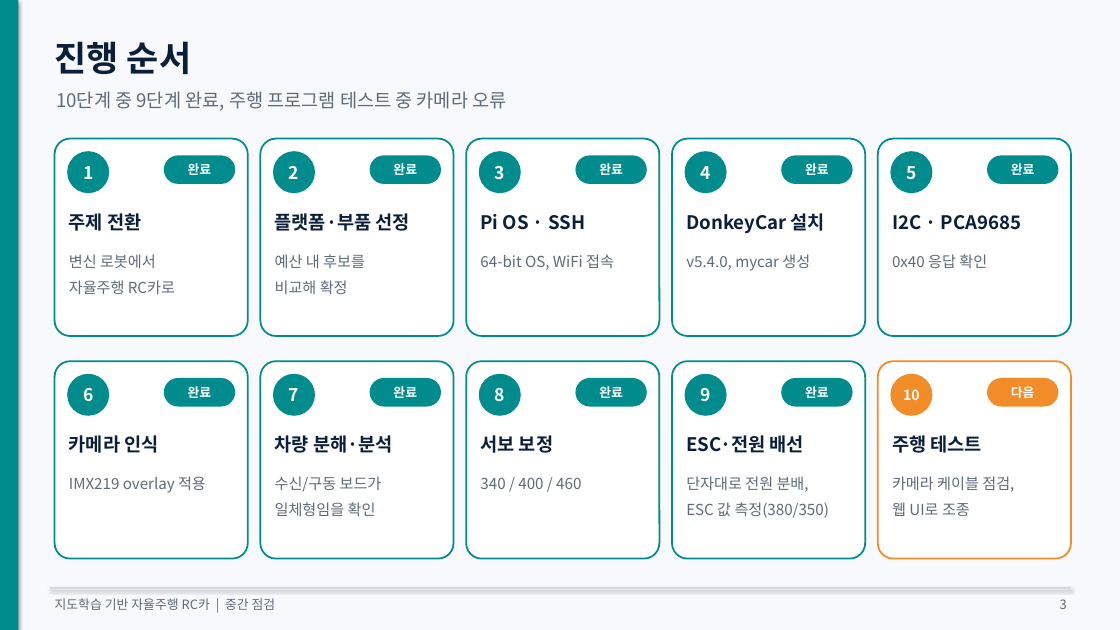
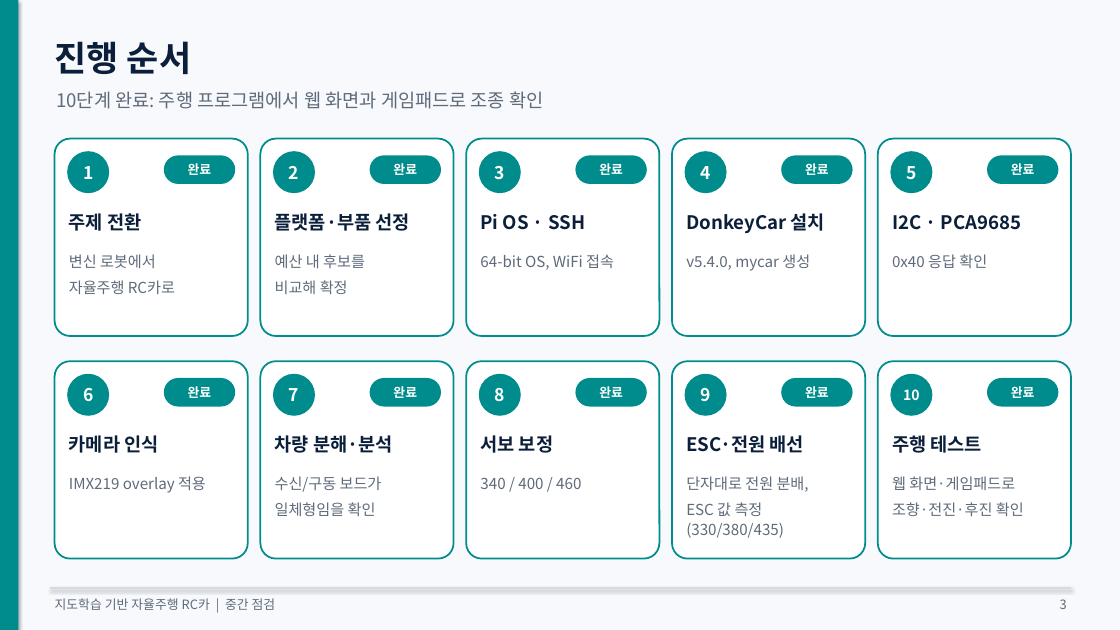
Before and after one commit to KMUTMU/Robot, a slide deck: slide 3 of 중간점검_자율주행RC카.pptx. Drawn at 1120x630 pixels with LibreOffice and Linux fonts; fonts in the diff are those of the drawing. Boxes give left, top, right and bottom in pixels: in the first picture for what was removed or moved away, otherwise in the second. Text is boxed around its words. In the diff, an @@ line names an element or a change of style, - is before the commit and + after.

```diff
--- a/중간점검_자율주행RC카.pptx
+++ b/중간점검_자율주행RC카.pptx
@@ text at <box>56,91,543,109</box>: text changed @@
-10단계 중 9단계 완료, 주행 프로그램 테스트 중 카메라 오류
+10단계 완료: 주행 프로그램에서 웹 화면과 게임패드로 조종 확인
@@ rounded rectangle at <box>878,361,1071,559</box>: outline #F28C28 1.5 pt to #008C8C 1.5 pt @@
@@ ellipse "10" at <box>891,374,933,416</box>: fill #F28C28 to #008C8C @@
@@ rounded rectangle "완료" at <box>987,378,1059,407</box>: fill #F28C28 to #008C8C @@
@@ text in rounded rectangle at <box>1011,386,1035,398</box>: text changed @@
-다음
+완료
@@ text at <box>892,476,1024,516</box>: text changed @@
-카메라 케이블 점검,
-웹 UI로 조종
+웹 화면·게임패드로
+조향·전진·후진 확인
@@ text at <box>686,502,784,538</box>: text changed @@
-ESC 값 측정(380/350)
+ESC 값 측정(330/380/435)
```
Also in this commit, not shown: 9 other slides changed, 3 slides added, 5 other files.
